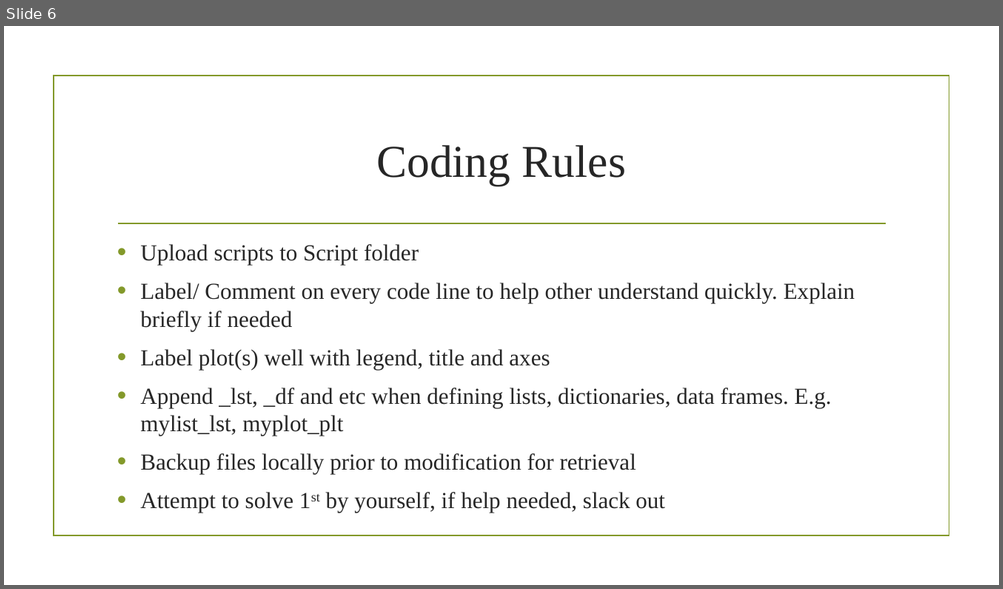
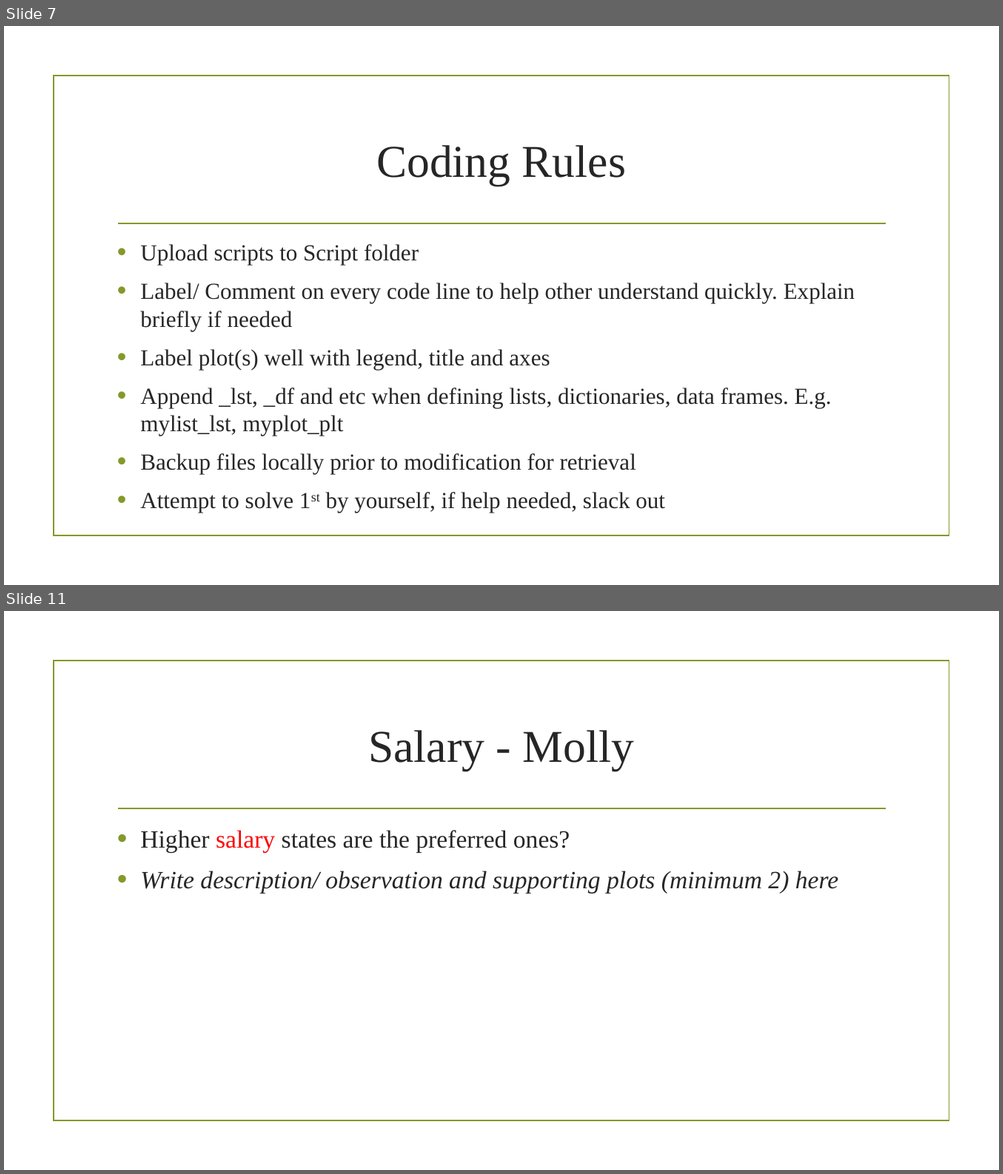
Before and after one commit to prakashbalasubramaniam/The_Incredible_Quad, a slide deck: Working_Presentation.pptx. Shown one above the other, each under a label of ours: slide 6 before the commit, slides 7 and 11 after it; the slides between them are not shown. The pictures are 1003x589 and 1003x1174 pixels, drawn with LibreOffice and Linux fonts; fonts in the diff are those of the drawing; background and template pictures are left out. Boxes give left, top, right and bottom in pixels: in the first picture for what was removed or moved away, otherwise in the second. Text is boxed around its words. In the diff, an @@ line names an element or a change of style, - is before the commit and + after.

```diff
--- a/Working_Presentation.pptx
+++ b/Working_Presentation.pptx
@@ slide 11 added at [4,611,999,1170], background picture (left out); not listed: 2 template elements that a slide beside it also shows @@
@@ title added at [368,730,634,771], 44 pt, text #262626 @@
+Salary - Molly
@@ text added at [140,830,838,894], 24 pt, text #262626, italic @@
+• Higher salary states are the preferred ones?
+• Write description/ observation and supporting plots (minimum 2) here
@@ what was slide 6 is now slide 7 @@
```
Also in this commit, not shown: 5 slides changed, 4 other slides added, 1 slide removed, 4 other files.
